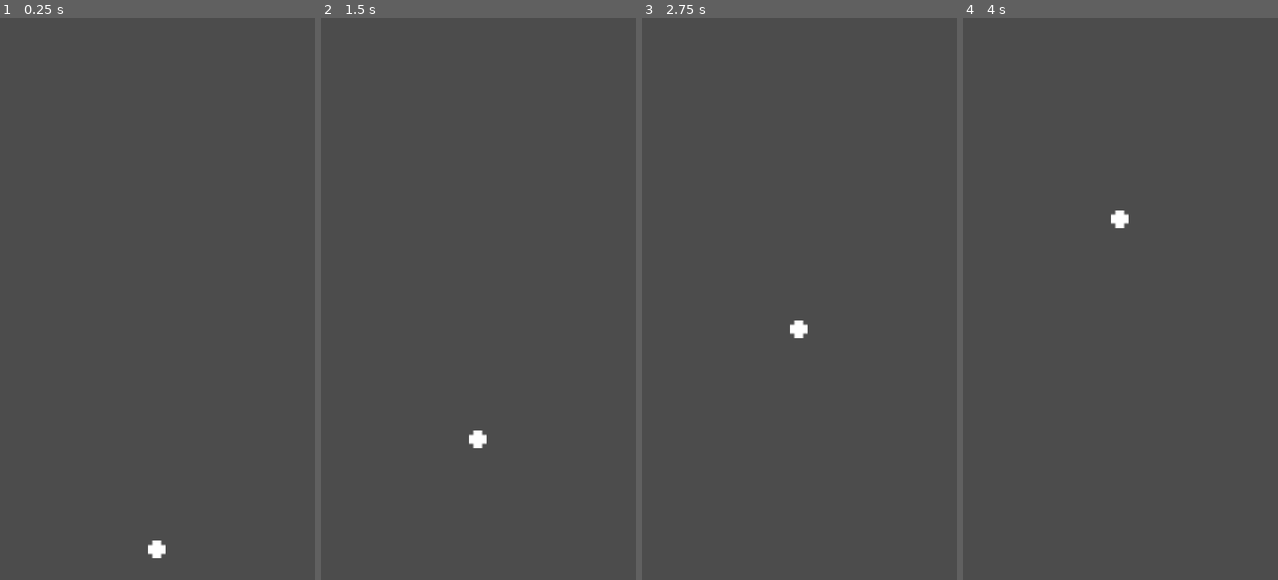
Above: before the commit, frames 1-4 (left to right).
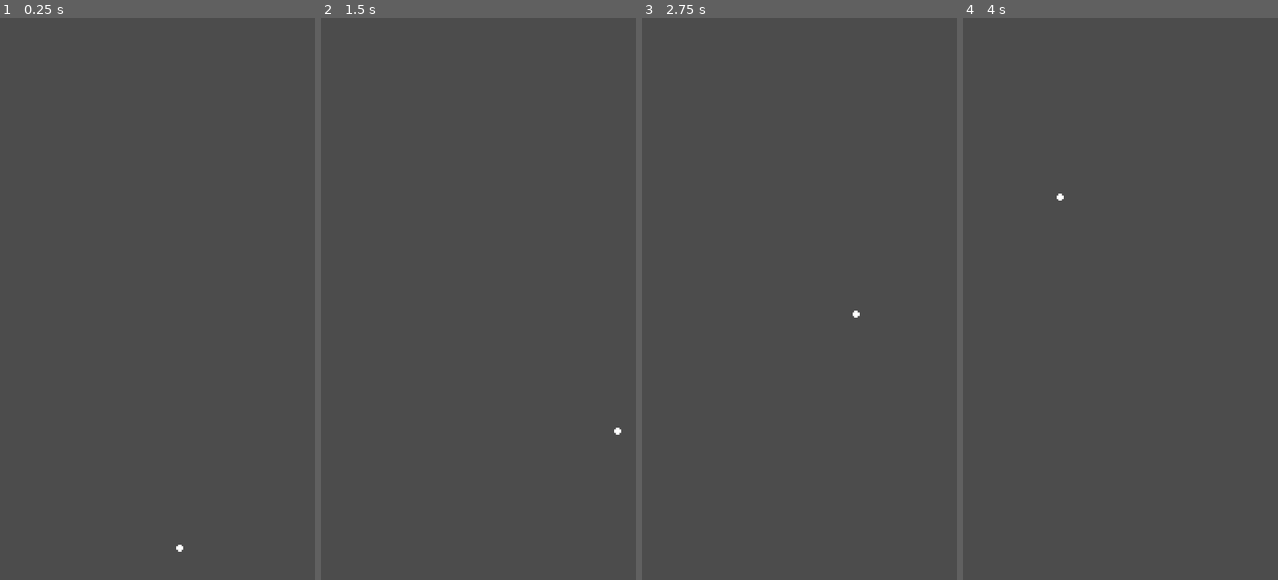
Above: after the commit, the same moments.

Repository: claucambra/BrickBuster
Game: Godot game, scene res://BrickBuster.tscn
Two runs of this game, one before a commit and one after it. Both use one fixed random seed, a clock stepped at 60 frames per second and the inputs below.
Inputs:
- Up to frame 1 (0.25 s): no input
- Up to frame 2 (1.5 s): no input
- Up to frame 3 (2.75 s): no input
- Up to frame 4 (4 s): no input

The runs differ from the first frame. In frame 1, 0.2% of the frame differs, in the area x 46-59%, y 92-97%; in frame 2, 0.2%; in frame 3, 0.2%; in frame 4, 0.2%.

Commit message:
Simplified object types and structure

Diff:
--- a/BrickBuster.tscn
+++ b/BrickBuster.tscn
@@ -1,9 +1,7 @@
-[gd_scene load_steps=6 format=2]
+[gd_scene load_steps=7 format=2]
 
-[ext_resource path="res://ball.png" type="Texture" id=1]
-[ext_resource path="res://Ball.gd" type="Script" id=2]
-
-[sub_resource type="CircleShape2D" id=1]
+[ext_resource path="res://sprites/ball.png" type="Texture" id=1]
+[ext_resource path="res://logic/Ball.gd" type="Script" id=2]
 
 [sub_resource type="RectangleShape2D" id=2]
 extents = Vector2( 359.589, 8.62341 )
@@ -11,45 +9,55 @@
 [sub_resource type="RectangleShape2D" id=3]
 extents = Vector2( 8, 640 )
 
+[sub_resource type="PhysicsMaterial" id=5]
+friction = 0.0
+bounce = 1.0
+
+[sub_resource type="CircleShape2D" id=4]
+
 [node name="BrickBuster" type="Node2D"]
 
-[node name="Ball" type="Area2D" parent="."]
-position = Vector2( 356, 1256 )
-scale = Vector2( 5, 5 )
-script = ExtResource( 2 )
-__meta__ = {
-"_edit_group_": true
-}
+[node name="TopWall" type="StaticBody2D" parent="."]
 
-[node name="Sprite" type="Sprite" parent="Ball"]
-texture = ExtResource( 1 )
-
-[node name="CollisionShape2D" type="CollisionShape2D" parent="Ball"]
-scale = Vector2( 0.45, 0.45 )
-shape = SubResource( 1 )
-
-[node name="Top" type="Area2D" parent="."]
-
-[node name="CollisionShape2D" type="CollisionShape2D" parent="Top"]
+[node name="CollisionShape2D" type="CollisionShape2D" parent="TopWall"]
 position = Vector2( 360, -8 )
 scale = Vector2( 1.00114, -0.927707 )
 shape = SubResource( 2 )
 
-[node name="Right" type="Area2D" parent="."]
+[node name="RightWall" type="StaticBody2D" parent="."]
 
-[node name="CollisionShape2D" type="CollisionShape2D" parent="Right"]
+[node name="CollisionShape2D" type="CollisionShape2D" parent="RightWall"]
 position = Vector2( 728, 640 )
 shape = SubResource( 3 )
 
-[node name="Bottom" type="Area2D" parent="."]
+[node name="BottomWall" type="StaticBody2D" parent="."]
 
-[node name="CollisionShape2D" type="CollisionShape2D" parent="Bottom"]
+[node name="CollisionShape2D" type="CollisionShape2D" parent="BottomWall"]
 position = Vector2( 360, 1288 )
 scale = Vector2( 1.00114, -0.927707 )
 shape = SubResource( 2 )
 
-[node name="Left" type="Area2D" parent="."]
+[node name="LeftWall" type="StaticBody2D" parent="."]
 
-[node name="CollisionShape2D" type="CollisionShape2D" parent="Left"]
+[node name="CollisionShape2D" type="CollisionShape2D" parent="LeftWall"]
 position = Vector2( -8, 640 )
 shape = SubResource( 3 )
+
+[node name="RigidBody2D" type="RigidBody2D" parent="."]
+mode = 2
+mass = 0.00102041
+physics_material_override = SubResource( 5 )
+gravity_scale = 0.0
+contact_monitor = true
+linear_damp = 0.0
+script = ExtResource( 2 )
+speed = 300.0
+
+[node name="Sprite" type="Sprite" parent="RigidBody2D"]
+position = Vector2( 359, 1252 )
+scale = Vector2( 2, 2 )
+texture = ExtResource( 1 )
+
+[node name="CollisionShape2D" type="CollisionShape2D" parent="RigidBody2D"]
+position = Vector2( 359, 1252 )
+shape = SubResource( 4 )
--- a/Ball.gd
+++ b/logic/Ball.gd
@@ -1,16 +1,14 @@
-extends Area2D
+extends RigidBody2D
 
 # Declare member variables here. Examples:
 # var a = 2
 # var b = "text"
 
-export var speed = 200
-var direction = Vector2.UP
-onready var _initial_pos = position
+export var speed = 150.0
 
 # Called when the node enters the scene tree for the first time.
-#func _ready():
+func _ready():
+	apply_impulse(Vector2(), Vector2(1, -1).normalized() * speed)
 
 # Called every frame. 'delta' is the elapsed time since the previous frame.
-func _process(delta):
-	position += speed * delta * direction
+#func _process(delta):
Not shown, removed: ball.png.import
Renamed: ball.png -> sprites/ball.png
